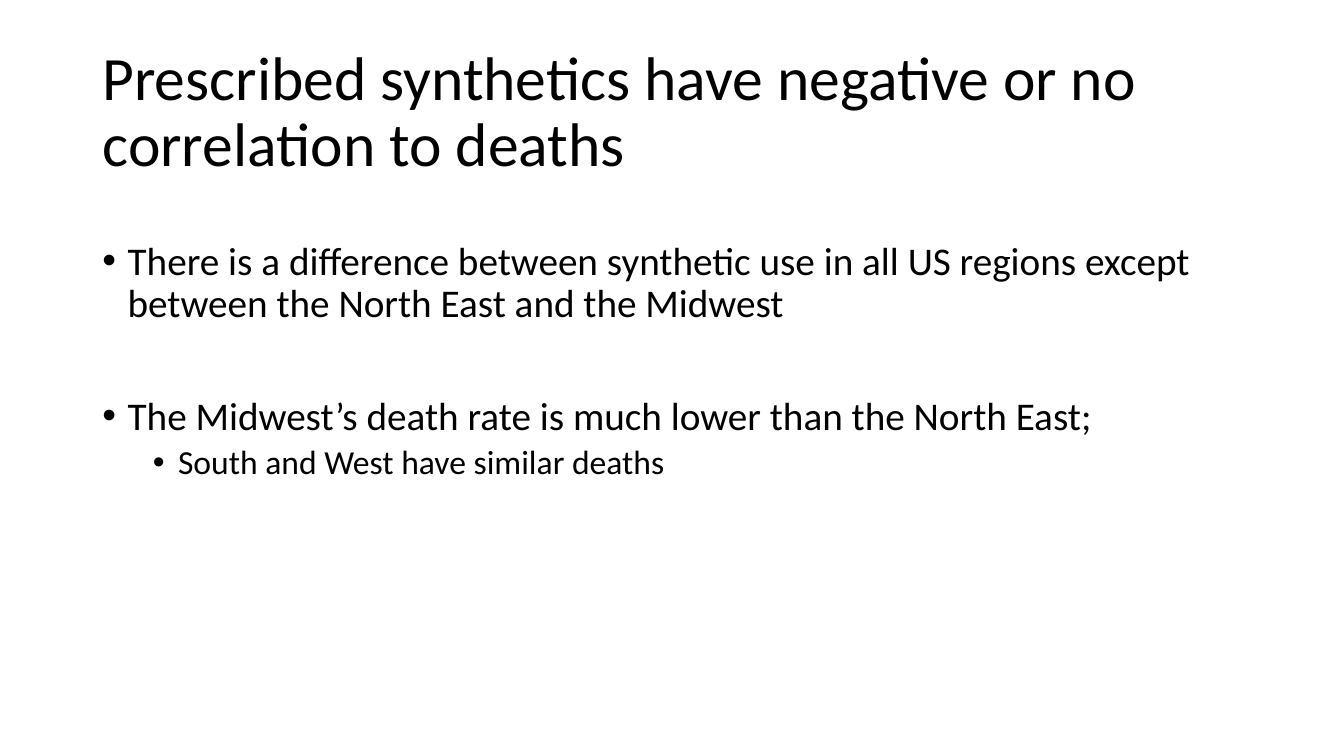
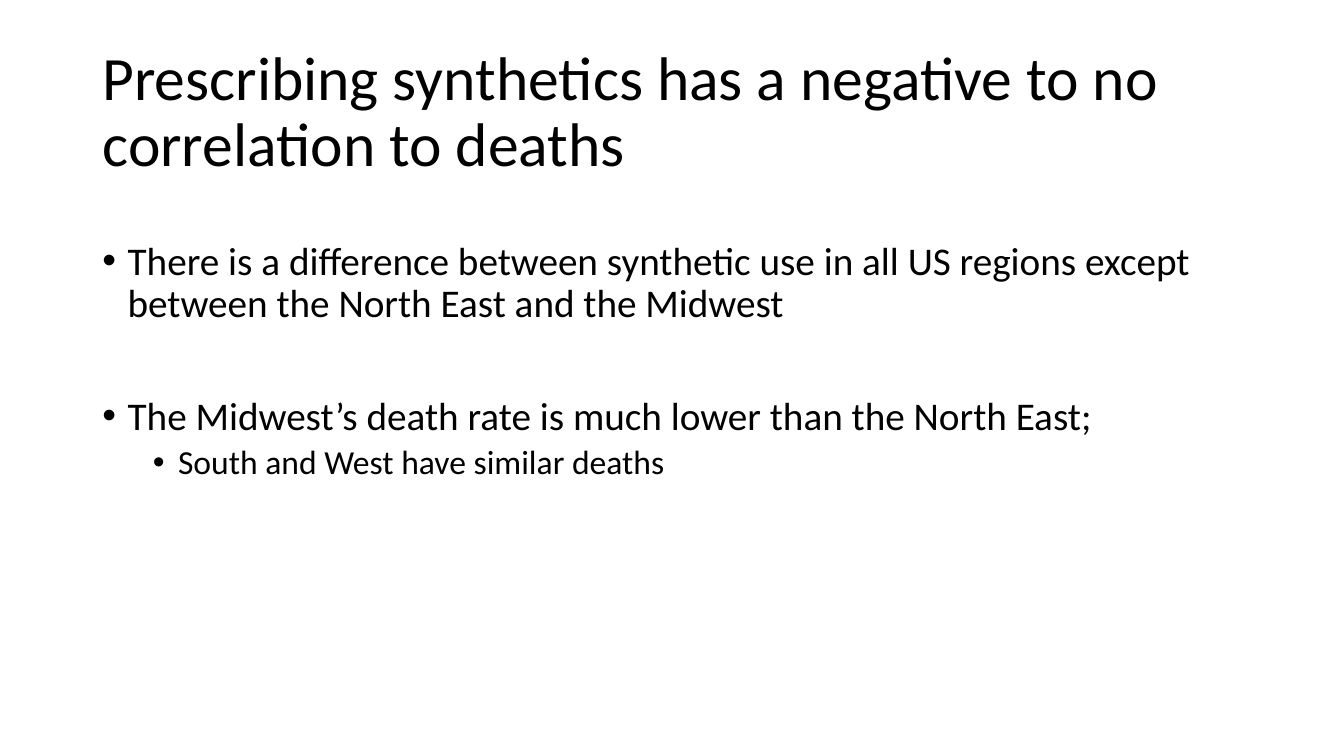
Before and after one commit to rhkhoo/Synthetic_Opioid_Deaths, a slide deck: slide 4 of Effect of Synthetic Opioid Prescriptions on Death Rate.pptx. Drawn at 1344x756 pixels with LibreOffice and Linux fonts; fonts in the diff are those of the drawing. Boxes give left, top, right and bottom in pixels: in the first picture for what was removed or moved away, otherwise in the second. Text is boxed around its words. In the diff, an @@ line names an element or a change of style, - is before the commit and + after.

Commit message:
Changed title and added visuals

```diff
--- a/Effect of Synthetic Opioid Prescriptions on Death Rate.pptx
+++ b/Effect of Synthetic Opioid Prescriptions on Death Rate.pptx
@@ title at (102,57,1158,167): text changed @@
-Prescribed synthetics have negative or no correlation to deaths
+Prescribing synthetics has a negative to no correlation to deaths
```
Also in this commit, not shown: 3 other slides changed.
